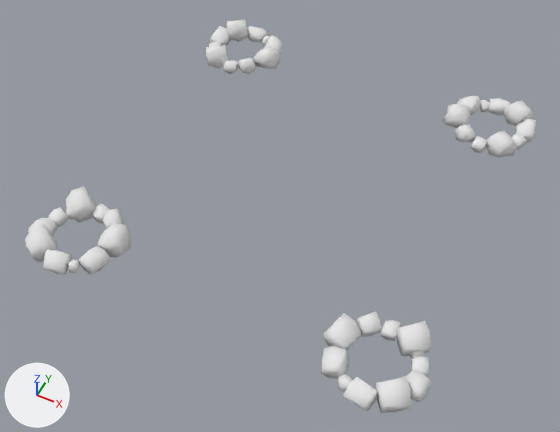
Two versions of the OBJ model Assets/Meshes/Rocks.obj, one commit apart.
Before and after are seen from a 50 mm camera at (4263.0, -6700.0, 10468.0) aimed at (-53.0, 1931.0, -321.0). The lights are fixed; the arrows at lower left show +X, +Y and +Z. Where no turn or scale is listed for an object, it has been applied to the vertices.

Names of what the first picture shows: 'Rocks'.
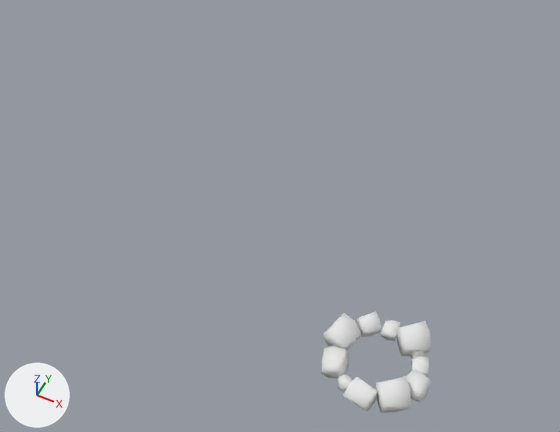
Boxes [x1, y1, x2, y2] around the edits, measured in the pictures (560 x 432 px):
```json
{"object": "Rocks", "change": "reshaped", "before": [25, 19, 536, 413], "after": [321, 311, 432, 413], "on screen": "78% narrower, 74% shorter"}
{"part": 1, "of": "me_rocks", "change": "deleted", "before": [25, 19, 536, 274]}
```

Scene script edits in JSON lines:
```json
{"block": "me_rocks", "where": "# used by ob_rocks; location = (0.0, 0.0, 0.0)"}
{"op": "remove", "block": "me_rocks", "code": "me_rocks.from_pydata(...)  # 1144 vertices, 1056 faces; spans x -3662.0..3662.0, y -1255.0..6455.0, z -78.0..466.0"}
{"op": "add", "block": "me_rocks", "code": "me_rocks.from_pydata(...)  # 286 vertices, 264 faces; spans x 1879.0..3662.0, y -1255.0..441.0, z -78.0..466.0"}
{"block": "me_rocks", "change": "me_rocks part 1: 33 loose pieces with 858 vertices, spanning x -3662.0..3662.0, y -1255.0..6455.0, z -78.0..466.0, are deleted"}
```
